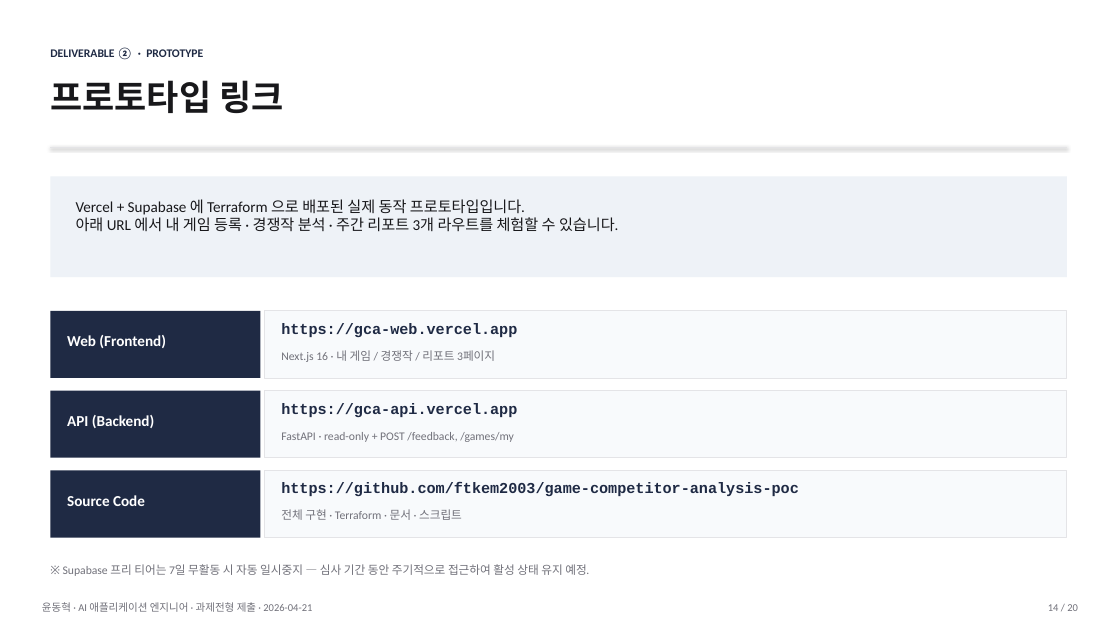
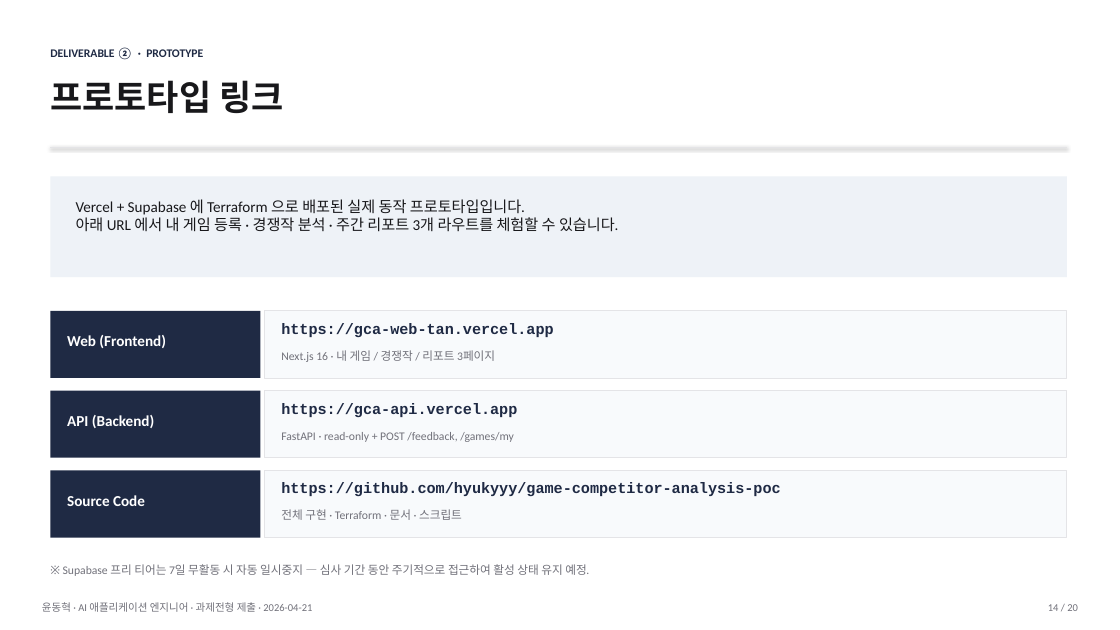
Before and after one commit to hyukyyy/game-competitor-analysis-poc, a slide deck: slide 14 of docs/submission/submission.pptx. Drawn at 1120x630 pixels with LibreOffice and Linux fonts; fonts in the diff are those of the drawing. Boxes give left, top, right and bottom in pixels: in the first picture for what was removed or moved away, otherwise in the second. Text is boxed around its words. In the diff, an @@ line names an element or a change of style, - is before the commit and + after.

```diff
--- a/docs/submission/submission.pptx
+++ b/docs/submission/submission.pptx
@@ text at <box>281,323,553,337</box>: text changed @@
-https://gca-web.vercel.app
+https://gca-web-tan.vercel.app
@@ text at <box>281,482,780,496</box>: text changed @@
-https://github.com/ftkem2003/game-competitor-analysis-poc
+https://github.com/hyukyyy/game-competitor-analysis-poc
```
Also in this commit, not shown: 4 other slides changed, 11 other files.
